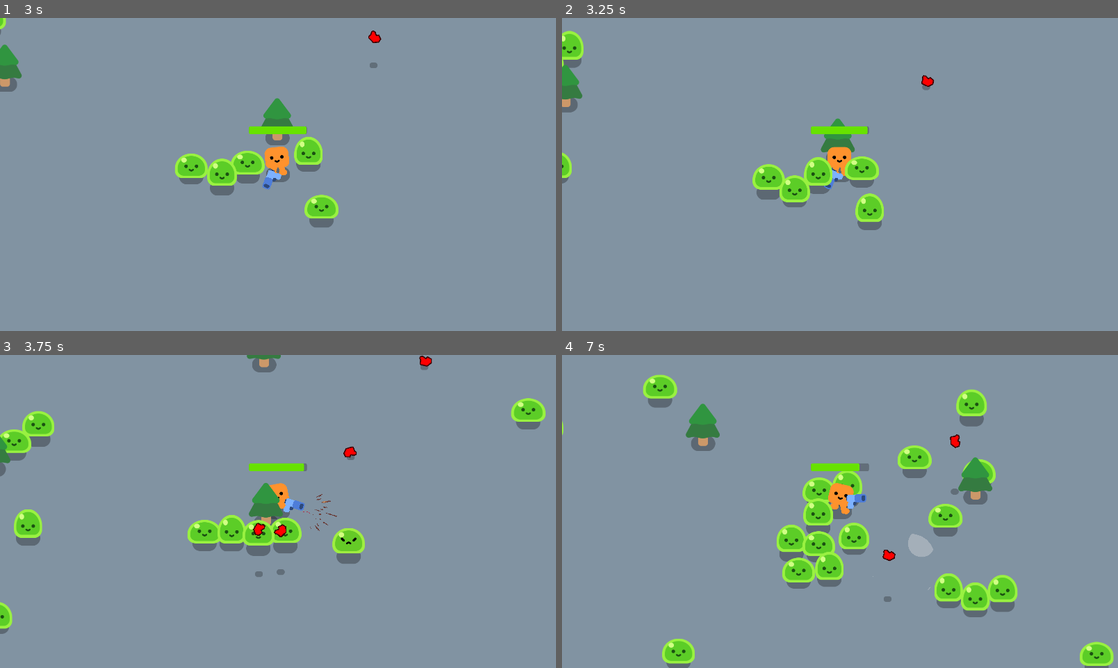
Above: before the commit, frames 1-4 (two rows, left to right).
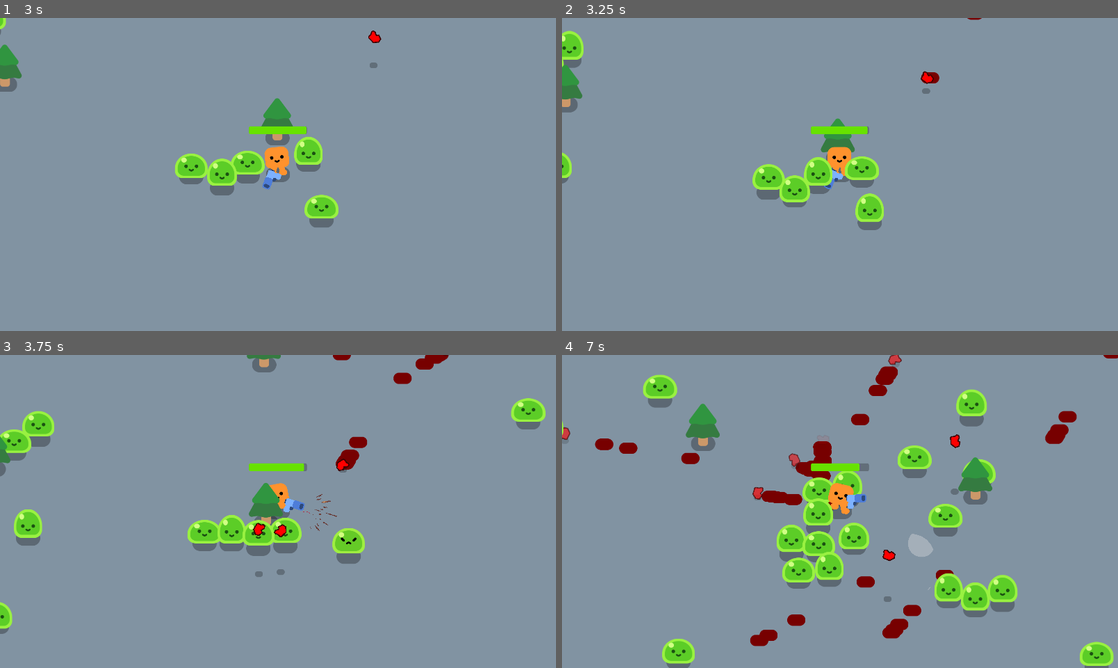
Above: after the commit, the same moments.

Repository: Technostalgic/csci4140-hw2
Game: Godot game, scene res://obj/levels/game.tscn
The game is run twice, just before and just after one commit, with the same random seed, the same clock (stepped at 60 frames per second) and the same inputs. Sound files missing from this copy of the repository are replaced by a short silence.
Inputs (mouse positions are in pixels of both pictures, inside the frame that each line leads up to):
- Up to frame 1 (3 s): tap Enter at 0.5 s; move the mouse to (400, 158) at 0.52 s; press the mouse at (400, 158) at 0.53 s; hold D (move_right) 0.53-1.28 s; move the mouse to (166, 190) at 1.27 s; release the mouse at (166, 190) at 1.28 s; hold S (move_down) 1.28-2.03 s; click (166, 190) at 1.35 s; move the mouse to (333, 105) at 2.02 s; press the mouse at (333, 105) at 2.03 s; hold D (move_right) 2.03-2.78 s; move the mouse to (250, 237) at 2.77 s; release the mouse at (250, 237) at 2.78 s; hold W (move_up) from 2.78 s (still down); click (250, 237) at 2.85 s
- Up to frame 2 (3.25 s): keep holding W (move_up)
- Up to frame 3 (3.75 s): move the mouse to (444, 558) at 3.52 s; release W (move_up) at 3.53 s; press the mouse at (444, 558) at 3.53 s; hold A (move_left) from 3.53 s (still down)
- Up to frame 4 (7 s): move the mouse to (673, 464) at 4.27 s; release the mouse at (673, 464) at 4.28 s; click (673, 464) at 4.35 s; move the mouse to (867, 511) at 5.02 s; release A (move_left) at 5.03 s; press the mouse at (867, 511) at 5.03 s; hold S (move_down) 5.03-5.78 s; move the mouse to (756, 433) at 5.77 s; release the mouse at (756, 433) at 5.78 s; hold D (move_right) 5.78-6.53 s; click (756, 433) at 5.85 s; move the mouse to (962, 495) at 6.52 s; press the mouse at (962, 495) at 6.53 s; hold W (move_up) from 6.53 s (still down)

Frame 1 is identical in both runs. In frame 2, 0.2% of the frame differs, in the area x 64-76%, y 0-25%; in frame 3, 0.7%; in frame 4, 2.8%, in the area x 0-100%, y 0-94%.

Commit message:
add blood puddles

Diff:
--- a/obj/levels/game.tscn
+++ b/obj/levels/game.tscn
@@ -9,6 +9,9 @@
 [ext_resource type="AudioStream" uid="uid://dsnsfw3ykcnpn" path="res://content/sfx/test.wav" id="4_08rg1"]
 [ext_resource type="PackedScene" uid="uid://cjfdkan3x1u0o" path="res://obj/props/tree.tscn" id="4_psfqy"]
 [ext_resource type="AudioStream" uid="uid://g5j5576qqned" path="res://content/sfx/AiHolocaust.wav" id="5_1nq40"]
+[ext_resource type="Script" uid="uid://cxlpqv7vp5yq0" path="res://src/effects/effect_spawner.gd" id="5_gmrog"]
+[ext_resource type="Texture2D" uid="uid://dk5b8a84a6n2h" path="res://content/gfx/ground_shadow.png" id="6_77nmb"]
+[ext_resource type="Script" uid="uid://5fmm6wlhmjkl" path="res://src/effects/fade_visual.gd" id="6_s1hb5"]
 
 [sub_resource type="Curve2D" id="Curve2D_u44n3"]
 _data = {
@@ -16,7 +19,7 @@
 }
 point_count = 5
 
-[node name="Game" type="Node2D" unique_id=1688597872 node_paths=PackedStringArray("gameover_screen", "hero", "slime_spawner", "gibs")]
+[node name="Game" type="Node2D" unique_id=1688597872 node_paths=PackedStringArray("gameover_screen", "hero", "slime_spawner", "gibs", "blood_puddles")]
 y_sort_enabled = true
 script = ExtResource("1_pglxl")
 gameover_screen = NodePath("UiCanvas")
@@ -24,6 +27,7 @@
 slime_spawner = NodePath("Camera2D/SpawnPath/PathSpawner")
 slime_scene = ExtResource("2_4v0g2")
 gibs = NodePath("Gibs")
+blood_puddles = NodePath("BloodPuddles")
 metadata/_custom_type_script = "uid://chm5wgj0vr7r"
 
 [node name="UiCanvas" type="CanvasLayer" parent="." unique_id=1203432412]
@@ -121,6 +125,24 @@
 grow_horizontal = 2
 grow_vertical = 2
 color = Color(0.5069161, 0.57526225, 0.63503057, 1)
+
+[node name="BloodPuddles" type="Node2D" parent="." unique_id=768244834 node_paths=PackedStringArray("effect_base")]
+z_index = -1
+script = ExtResource("5_gmrog")
+effect_base = NodePath("BloodPuddle")
+angle_randomization = 0.0
+pool_size = 100
+metadata/_custom_type_script = "uid://cxlpqv7vp5yq0"
+
+[node name="BloodPuddle" type="Sprite2D" parent="BloodPuddles" unique_id=1337570083]
+modulate = Color(0.46666667, 0, 0, 1)
+scale = Vector2(0.75, 0.75)
+texture = ExtResource("6_77nmb")
+
+[node name="FadeVisual" type="Node" parent="BloodPuddles/BloodPuddle" unique_id=1825953653 node_paths=PackedStringArray("target_graphic")]
+script = ExtResource("6_s1hb5")
+target_graphic = NodePath("..")
+metadata/_custom_type_script = "uid://5fmm6wlhmjkl"
 
 [node name="Gibs" type="Node2D" parent="." unique_id=668064269 node_paths=PackedStringArray("effect_base", "container_node")]
 y_sort_enabled = true
@@ -182,5 +204,6 @@
 autoplay = true
 
 [connection signal="pressed" from="UiCanvas/Container/GameOver/RetryButton" to="UiCanvas/Container/GameOver" method="_retry_level"]
+[connection signal="fade_complete" from="BloodPuddles/BloodPuddle/FadeVisual" to="BloodPuddles" method="_on_effect_complete"]
 [connection signal="life_expired" from="Gibs/Gib" to="Gibs" method="_on_gib_expire"]
 [connection signal="timeout" from="SpawnTimer" to="." method="spawn_mob"]
--- a/project.godot
+++ b/project.godot
@@ -95,7 +95,7 @@
 
 [editor_plugins]
 
-enabled=PackedStringArray("res://addons/colorpicker_presets/plugin.cfg")
+enabled=PackedStringArray()
 
 [input]
 
--- /dev/null
+++ b/src/effects/fade_visual.gd
@@ -0,0 +1,29 @@
+class_name FadeVisual
+extends Node
+
+signal fade_complete(target: Node2D)
+
+@export var target_graphic: Node2D = null
+@export var fade_delay: float = 5
+@export var fade_time: float = 1
+@export var auto_reset: bool = true
+
+var life: float = 0
+
+func _enter_tree() -> void:
+	if auto_reset:
+		target_graphic.show()
+		life = 0
+		target_graphic.modulate.a = 1
+
+func _process(delta: float) -> void:
+	if not target_graphic.visible: return
+
+	life += delta
+	if life < fade_delay: return
+
+	var fade_delta = (life - fade_delay) / fade_time
+	if fade_delta >= 1:
+		target_graphic.hide()
+		fade_complete.emit(target_graphic)
+	target_graphic.modulate.a = 1 - fade_delta
--- a/src/effects/gib.gd
+++ b/src/effects/gib.gd
@@ -7,7 +7,7 @@
 @export var shadow: Node2D = null
 @export var radius: float = 10
 @export var acceleration: Vector3 = Vector3.FORWARD * 1500
-@export var bounciness: float = 0.2
+@export var bounciness: float = 0.5
 @export var friction: float = 0.9
 @export var ground_life: float = 0.25
 
@@ -39,6 +39,8 @@
 		velocity.x *= friction
 		velocity.y *= friction
 		rotational_vel *= friction
+		if velocity.z > 10:
+			Game.instance.blood_puddles.spawn_effect(global_position, 0)
 
 	shadow.position.y = air_height
 
--- a/src/game.gd
+++ b/src/game.gd
@@ -8,6 +8,7 @@
 @export var slime_spawner: PathFollow2D = null
 @export var slime_scene: PackedScene = null
 @export var gibs: GibEffects = null
+@export var blood_puddles: EffectSpawner = null
 
 func _init() -> void:
 	Game.instance = self
Not shown, added: src/effects/fade_visual.gd.uid
